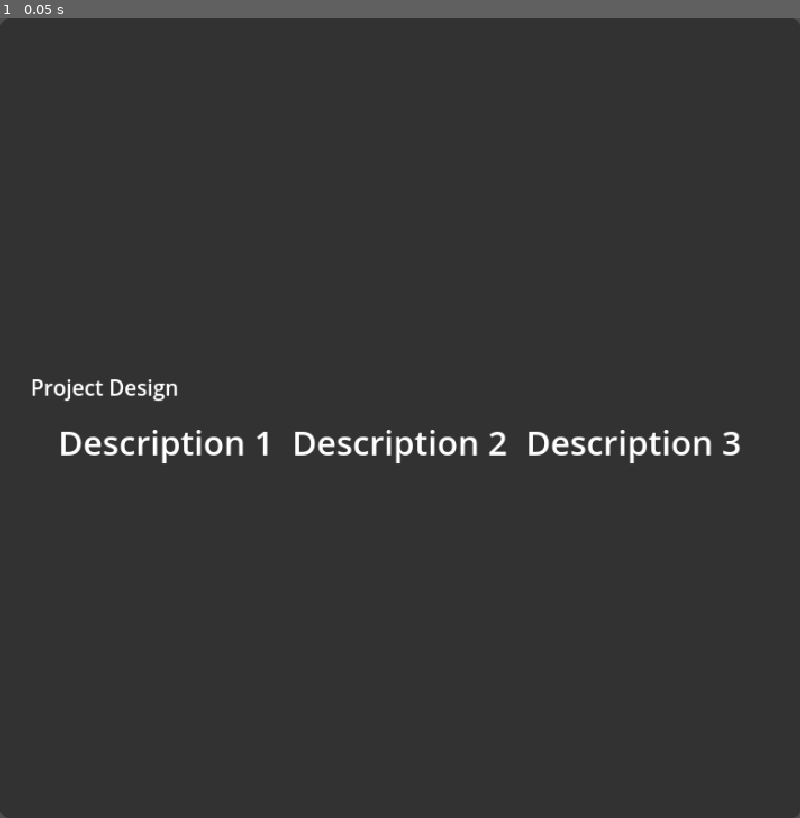
Above: before the commit, frame 1.
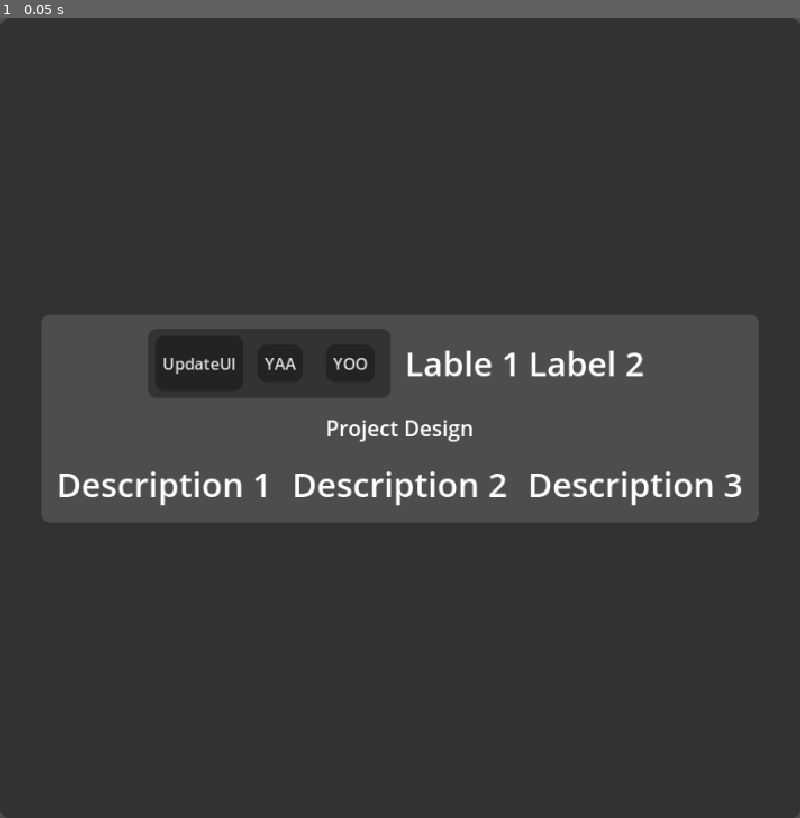
Above: after the commit, the same moment.

Repository: ElvisVilla/GDScriptUI
Game: Godot game, scene res://examples/ViewExample.tscn
Same seed, same stepped clock (60 frames per second), same inputs: the game is played once before the commit and once after it.
Inputs:
- Up to frame 1 (0.05 s): no input

The runs differ from the first frame. In frame 1, 20% of the frame differs, in the area x 4-95%, y 37-63%.

Commit message:
Change Godot Fill Content to Fit Content Behaviour
Godot by default works as Fill Content, this commit takes license to change that default behaviour to Fit Content.

The problem with Fill Content is that by default container, Labels, button and any type of Control nodes comes by default as fill, this force us to modify the sizing of each control to not fill the content, since filling the area is a contextual behaviour but not desired for all the UI Elements when designing UI.

The Ideal behaviour would be, the button retains its content size by default, the container fits its childs content. If the button expands, the container expands.

GDscriptUI takes the license to work with Fit Content sizing.

Diff:
--- a/examples/OtherView.gd
+++ b/examples/OtherView.gd
@@ -16,20 +16,44 @@
 func _ready():
 	body = [
 		VBox([
+
+			HBox([
+				HBox([
+
+					Button("UpdateUI")
+						.onPressed(func(): number += 1)
+						.expandFillVertical(),
+
+					Button("YAA")
+						.padding(),
+
+					Button("YOO")
+						.padding(10),
+
+				], "Buttons Horizontal")
+				.fontSize(18)
+				.background(Color.BLACK.lightened(0.2), 10),
+
+				HBox([
+					Label("Lable 1"),
+
+					Label("Label 2"),
+				]),
+
+			]),
+
 			Label("Project Design")
 				.fontSize(24)
-				.padding(10),
+				.padding(2),
 
 			HBox([
-				Label("Description 1"),
-				Label("Description 2"),
-				Label("Description 3"),
-			])
+				Label("Description 1").padding(1),
+				Label("Description 2").padding(1),
+				Label("Description 3").padding(1),
+			], "Labels container")
 			.spacing(20),
 
-			VBox([
-
-			]),
-		])
-		.fontSize(38),
+		], "VBox outermost container in Body")
+			.fontSize(38)
+			.background(Color.BLACK.lightened(0.3), 10),
 	]
--- a/framework/builders/BaseBuilder.gd
+++ b/framework/builders/BaseBuilder.gd
@@ -9,6 +9,7 @@
 var _use_margin: bool = false # Flag to determine if we're using margin
 var _use_panel: bool = false # Flag to determine if we're using panel background
 var _use_panel_margin: bool = false # Flag to determine if we're using panel and margin
+var builder_parent: Node
 
 func _init():
 	pass
@@ -17,6 +18,9 @@
 func _setup_margin_if_needed():
 	if _use_margin and not _margin_node:
 		_margin_node = MarginContainer.new()
+		_margin_node.size_flags_horizontal = View.SizeFlags.FILL
+		_margin_node.size_flags_vertical = View.SizeFlags.FILL
+
 		if _content_node.get_parent():
 			var parent = _content_node.get_parent()
 			parent.remove_child(_content_node)
@@ -28,10 +32,8 @@
 func _setup_panel_margin_if_needed():
 	if _use_panel_margin and not _panel_margin_node:
 		_panel_margin_node = MarginContainer.new()
-
-		# First make sure panel exists
-		if not _panel_node:
-			_setup_panel_if_needed()
+		_panel_margin_node.size_flags_horizontal = View.SizeFlags.FILL
+		_panel_margin_node.size_flags_vertical = View.SizeFlags.FILL
 
 		# Now reparent the panel into the panel margin
 		if _panel_node.get_parent():
@@ -47,6 +49,8 @@
 func _setup_panel_if_needed():
 	if _use_panel and not _panel_node:
 		_panel_node = PanelContainer.new()
+		_panel_node.size_flags_horizontal = View.SizeFlags.SHRINK_CENTER
+		_panel_node.size_flags_vertical = View.SizeFlags.SHRINK_CENTER
 
 		# If we already have a margin, place the panel outside the margin
 		if _use_margin and _margin_node:
@@ -91,6 +95,7 @@
 # Add to parent node
 func _in_node(parent: Node) -> BaseBuilder:
 	parent.add_child(_get_parent_node())
+	builder_parent = parent
 	return self
 
 # Visibility control
@@ -127,7 +132,7 @@
 	_content_node.mouse_filter = filter
 	return self
 
-# Padding - only works if margins are enabled
+#
 func padding(amount: int = 8) -> BaseBuilder:
 	if _use_panel and not _use_panel_margin:
 		# Automatically enable panel margin if padding is requested after background
@@ -149,8 +154,7 @@
 	_margin_node.add_theme_constant_override("margin_top", amount)
 	_margin_node.add_theme_constant_override("margin_bottom", amount)
 
-	_get_parent_node().size_flags_horizontal = View.SizeFlags.FILL
-	_get_parent_node().size_flags_vertical = View.SizeFlags.FILL
+
 	return self
 
 # Set specific padding values
@@ -176,8 +180,16 @@
 	_margin_node.add_theme_constant_override("margin_bottom", bottom)
 	return self
 
-# region SizeFlags Modifiers
-func sizeFlags(size_flags_h: int = View.SizeFlags.FILL, size_flags_v: int = View.SizeFlags.FILL) -> BaseBuilder:
+##The SizeFlags constants goes like this, you could also use integers values
+## 	SizeFlags {
+## 		SHRINK_BEGIN = 0,
+## 		FILL = 1,
+## 		EXPAND = 2,
+## 		EXPAND_FILL = 3,
+## 		SHRINK_CENTER = 4,
+## 		SHRINK_END = 5,
+## 	}
+func sizeFlags(size_flags_h := View.SizeFlags.FILL, size_flags_v := View.SizeFlags.FILL) -> BaseBuilder:
 	_get_parent_node().size_flags_horizontal = size_flags_h
 	_get_parent_node().size_flags_vertical = size_flags_v
 	return self
@@ -185,53 +197,85 @@
 func expand() -> BaseBuilder:
 	_get_parent_node().size_flags_horizontal = View.SizeFlags.EXPAND
 	_get_parent_node().size_flags_vertical = View.SizeFlags.EXPAND
+	_explicit_modifiers["sizeFlags"] = "expand"
 	return self
 
 func fill() -> BaseBuilder:
 	_get_parent_node().size_flags_horizontal = View.SizeFlags.FILL
 	_get_parent_node().size_flags_vertical = View.SizeFlags.FILL
+	_explicit_modifiers["sizeFlags"] = "fill"
 	return self
 
 func expandFill() -> BaseBuilder:
+	_content_node.size_flags_horizontal = View.SizeFlags.FILL
+	_content_node.size_flags_vertical = View.SizeFlags.FILL
+
+	if _panel_margin_node:
+		_panel_margin_node.size_flags_horizontal = View.SizeFlags.FILL
+		_panel_margin_node.size_flags_vertical = View.SizeFlags.FILL
+
+	if _panel_node:
+		_panel_node.size_flags_horizontal = View.SizeFlags.FILL
+		_panel_node.size_flags_vertical = View.SizeFlags.FILL
+
+	if _margin_node:
+		_margin_node.size_flags_horizontal = View.SizeFlags.FILL
+		_margin_node.size_flags_vertical = View.SizeFlags.FILL
+
 	_get_parent_node().size_flags_horizontal = View.SizeFlags.EXPAND_FILL
 	_get_parent_node().size_flags_vertical = View.SizeFlags.EXPAND_FILL
-	return self
-
-func shrink(mode: View.SizeFlags = View.SizeFlags.SHRINK_BEGIN) -> BaseBuilder:
+
+	#If a containerBuilder call expandFill we are doing a recursive call
+	_explicit_modifiers["sizeFlags"] = "expandFill"
+
+	return self
+
+## Shrink Center by Default
+func shrink(mode: View.SizeFlags = View.SizeFlags.SHRINK_CENTER) -> BaseBuilder:
 	_get_parent_node().size_flags_horizontal = mode
 	_get_parent_node().size_flags_vertical = mode
-	return self
-
+	# _explicit_modifiers["sizeFlags"] = "shrink"
+	return self
+
+#TODO: Implement parent expandHorizontal to fit content, similar
 func expandHorizontal() -> BaseBuilder:
 	_get_parent_node().size_flags_horizontal = View.SizeFlags.EXPAND
+	_explicit_modifiers["sizeFlags"] = "expandHorizontal"
 	return self
 
 func expandVertical() -> BaseBuilder:
 	_get_parent_node().size_flags_vertical = View.SizeFlags.EXPAND
+	_explicit_modifiers["sizeFlags"] = "expandVertical"
 	return self
 
 func fillHorizontal() -> BaseBuilder:
 	_get_parent_node().size_flags_horizontal = View.SizeFlags.FILL
+	_explicit_modifiers["sizeFlags"] = "fillHorizontal"
 	return self
 
 func fillVertical() -> BaseBuilder:
 	_get_parent_node().size_flags_vertical = View.SizeFlags.FILL
+	_explicit_modifiers["sizeFlags"] = "fillVertical"
 	return self
 
 func expandFillHorizontal() -> BaseBuilder:
 	_get_parent_node().size_flags_horizontal = View.SizeFlags.EXPAND_FILL
+	_explicit_modifiers["sizeFlags"] = "expandFillHorizontal"
 	return self
 
 func expandFillVertical() -> BaseBuilder:
 	_get_parent_node().size_flags_vertical = View.SizeFlags.EXPAND_FILL
+	_explicit_modifiers["sizeFlags"] = "expandFillVertical"
 	return self
 
 func shrinkHorizontal(mode: View.SizeFlags = View.SizeFlags.SHRINK_BEGIN) -> BaseBuilder:
 	_get_parent_node().size_flags_horizontal = mode
+	_explicit_modifiers["sizeFlags"] = "shrinkHorizontal"
 	return self
 
 func shrinkVertical(mode: View.SizeFlags = View.SizeFlags.SHRINK_BEGIN) -> BaseBuilder:
 	_get_parent_node().size_flags_vertical = mode
+	_explicit_modifiers["sizeFlags"] = "shrinkVertical"
 	return self
 
 # endregion
@@ -251,14 +295,20 @@
 	style.corner_radius_bottom_right = corner_radius
 	_panel_node.add_theme_stylebox_override("panel", style)
 
-
 	return self
 
 #TODO: Test frame modifier for each control View
 func frame(width: int = -1, height: int = -1, size_flags_h: int = View.SizeFlags.FILL,
 		size_flags_v: int = View.SizeFlags.FILL) -> BaseBuilder:
 	if width >= 0 and height >= 0:
+		_get_parent_node().size_flags_horizontal = View.SizeFlags.SHRINK_CENTER
+		_get_parent_node().size_flags_vertical = View.SizeFlags.SHRINK_CENTER
+
 		_get_parent_node().custom_minimum_size = Vector2(width, height)
+
+		#Analyze if this is needed ->
+
+
 	# 	_get_parent_node().size_flags_horizontal = size_flags_h
 	# 	_get_parent_node().size_flags_vertical = size_flags_v
 	# elif width >= 0:
--- a/framework/builders/containers/ContainerBuilder.gd
+++ b/framework/builders/containers/ContainerBuilder.gd
@@ -13,11 +13,19 @@
 
 	_add_children_to_container()
 
+# Here is the logic of the children being added to the container
 func _add_children_to_container():
 	for child in _children:
 		if child._get_parent_node().get_parent():
 			child._get_parent_node().get_parent().remove_child(child._get_parent_node())
 		_content_node.add_child(child._get_parent_node())
+
+
+	# for child in _children:
+	# 	if child._has_explicit_modifier("sizeFlags"):
+	# 		var modifier_name = child._explicit_modifiers.get("sizeFlags")
+	# 		print_debug("child: ", child._content_node.name, "Attempting to modify parent: ", _content_node.name, " with modifier: ", modifier_name)
+	# 		call(modifier_name)
 
 func horizontal(description: String = "") -> ContainerBuilder:
 	if _content_node.get_parent() == _margin_node:
@@ -31,13 +39,20 @@
 	#spacing
 	_content_node.set("theme_override_constants/separation", 8)
 
-	#padding
-	_content_node.add_theme_constant_override("margin_left", 8)
-	_content_node.add_theme_constant_override("margin_right", 8)
-	_content_node.add_theme_constant_override("margin_top", 8)
-	_content_node.add_theme_constant_override("margin_bottom", 8)
+	#padding to what, HBoxContainer doesnt have padding
+	_margin_node.add_theme_constant_override("margin_left", 8)
+	_margin_node.add_theme_constant_override("margin_right", 8)
+	_margin_node.add_theme_constant_override("margin_top", 8)
+	_margin_node.add_theme_constant_override("margin_bottom", 8)
 
 	_add_children_to_container()
+
+	#This is mean to modify container size flags if the child needs the parent to be expanded
+	for child in _children:
+		if child._has_explicit_modifier("sizeFlags"):
+			var modifier_name = child._explicit_modifiers.get("sizeFlags")
+			call(modifier_name)
+
 	return self
 
 func vertical(description: String = "") -> ContainerBuilder:
@@ -53,15 +68,17 @@
 	_content_node.set("theme_override_constants/separation", 8)
 
 	#padding
-	_content_node.add_theme_constant_override("margin_left", 8)
-	_content_node.add_theme_constant_override("margin_right", 8)
-	_content_node.add_theme_constant_override("margin_top", 8)
-	_content_node.add_theme_constant_override("margin_bottom", 8)
+	_margin_node.add_theme_constant_override("margin_left", 8)
+	_margin_node.add_theme_constant_override("margin_right", 8)
+	_margin_node.add_theme_constant_override("margin_top", 8)
+	_margin_node.add_theme_constant_override("margin_bottom", 8)
 
 	_add_children_to_container()
+	_call_child_explicit_size_modifier()
+
 	return self
 
-func spacing(value: int) -> ContainerBuilder:
+func spacing(value: int = 8) -> ContainerBuilder:
 	_content_node.set("theme_override_constants/separation", value)
 	return self
 
@@ -69,28 +86,10 @@
 	_content_node.set("alignment", alignment)
 	return self
 
-func expand() -> ContainerBuilder:
-	for child in _children:
-		child._get_parent_node().set("size_flags_horizontal", View.SizeFlags.EXPAND)
-		child._get_parent_node().set("size_flags_vertical", View.SizeFlags.EXPAND)
-	return self
-
-func expandFill() -> ContainerBuilder:
-	_get_parent_node().set("size_flags_horizontal", View.SizeFlags.EXPAND_FILL)
-	_get_parent_node().set("size_flags_vertical", View.SizeFlags.EXPAND_FILL)
-
-	for child in _children:
-		print("child name: ", child.name)
-		child._get_parent_node().set("size_flags_horizontal", View.SizeFlags.EXPAND_FILL)
-		child._get_parent_node().set("size_flags_vertical", View.SizeFlags.EXPAND_FILL)
-	return self
-
 func fontSize(font_size: int) -> ContainerBuilder:
 	for child in _children:
 		if child._has_explicit_modifier("fontSize"):
 			continue
-
-		print("Propagating font size to child: ", child._content_node.name)
 
 		if child is ContainerBuilder and child._children.size() > 0:
 			child.fontSize(font_size)
@@ -98,3 +97,18 @@
 		if child.has_method("fontSize"):
 			child.fontSize(font_size)
 	return self
+
+# By Default Godot does fill content.
+# GDscriptUI intent to work as Fit Content (Shrink at content size)
+# This method propagates from the child to the parent recursively.
+# When child calls expand modifiers, this method explicitly set a modifier on the dictionary.
+# We are getting the name of the function the child called, and we called as well on the parent.
+# If the expands, the parents will also expand.
+func _call_child_explicit_size_modifier():
+	for child in _children:
+		if child._has_explicit_modifier("sizeFlags"):
+			var modifier_name = child._explicit_modifiers.get("sizeFlags")
+
+			#If we call the method, we are also setting a modifier on this container builder
+			#That makes this function recursive
+			call(modifier_name)
--- a/framework/builders/elements/ButtonBuilder.gd
+++ b/framework/builders/elements/ButtonBuilder.gd
@@ -7,7 +7,8 @@
 	_content_node = Button.new()
 	_content_node.name = _text + " Button"
 	_content_node.text = _text
-	# shrinkHorizontal()
+	_get_parent_node().size_flags_horizontal = View.SizeFlags.SHRINK_CENTER
+	_get_parent_node().size_flags_vertical = View.SizeFlags.SHRINK_CENTER
 
 func text(value: String) -> ButtonBuilder:
 	_content_node.text = value
@@ -15,6 +16,7 @@
 
 func fontSize(font_size: int) -> ButtonBuilder:
 	_content_node.add_theme_font_size_override("font_size", font_size)
+	_add_explicit_modifier("fontSize", font_size)
 	return self
 
 func onPressed(callback: Callable) -> ButtonBuilder:
--- a/framework/builders/elements/LabelBuilder.gd
+++ b/framework/builders/elements/LabelBuilder.gd
@@ -6,7 +6,7 @@
 	_content_node = Label.new()
 	_content_node.text = text
 	_content_node.name = text + "_label"
-	shrinkHorizontal()
+	_get_parent_node().size_flags_horizontal = View.SizeFlags.SHRINK_CENTER
 
 # func in_node(parent: Node) -> LabelBuilder:
 # 	parent.add_child(_margin_node)
--- a/framework/core/View.gd
+++ b/framework/core/View.gd
@@ -14,10 +14,11 @@
 	#We se the child content here, we also must pass the view_owner to the child views
 	var box: ContainerBuilder = null
 	if body.size() > 0:
-		box = VBox(body, name).padding(16)._in_node(parent)
-		# view_owner = parent
-		print("build_ui on parent: ", parent.name)
-		return box
+		# box = VBox(body, name).padding(16)._in_node(parent)
+		# # view_owner = parent
+		# print("build_ui on parent: ", parent.name)
+		# return box
+		return body[0].padding(16)._in_node(parent)
 
 	return null
 
@@ -88,6 +89,15 @@
 	KEEP_ASPECT_COVERED = 6,
 }
 
+##The SizeFlags constants goes like this, you could also use integers values
+## 	SizeFlags {
+## 		0 = SHRINK_BEGIN
+## 		1 = FILL
+## 		2 = EXPAND
+## 		3 = EXPAND_FILL
+## 		4 = SHRINK_CENTER
+## 		5 = SHRINK_END
+## 	}
 enum SizeFlags {
 	SHRINK_BEGIN = Control.SIZE_SHRINK_BEGIN,
 	FILL = Control.SIZE_FILL,
--- a/framework/themes/UITheme.tres
+++ b/framework/themes/UITheme.tres
@@ -6,10 +6,6 @@
 corner_radius_top_right = 10
 corner_radius_bottom_right = 10
 corner_radius_bottom_left = 10
-expand_margin_left = 8.0
-expand_margin_top = 8.0
-expand_margin_right = 8.0
-expand_margin_bottom = 8.0
 
 [sub_resource type="StyleBoxFlat" id="StyleBoxFlat_4thnd"]
 bg_color = Color(0.137255, 0.137255, 0.137255, 1)
@@ -17,21 +13,17 @@
 corner_radius_top_right = 10
 corner_radius_bottom_right = 10
 corner_radius_bottom_left = 10
-expand_margin_left = 8.0
-expand_margin_top = 8.0
-expand_margin_right = 8.0
-expand_margin_bottom = 8.0
 
 [sub_resource type="StyleBoxFlat" id="StyleBoxFlat_b45lt"]
+content_margin_left = 8.0
+content_margin_top = 8.0
+content_margin_right = 8.0
+content_margin_bottom = 8.0
 bg_color = Color(0.137255, 0.137255, 0.137255, 1)
 corner_radius_top_left = 10
 corner_radius_top_right = 10
 corner_radius_bottom_right = 10
 corner_radius_bottom_left = 10
-expand_margin_left = 8.0
-expand_margin_top = 8.0
-expand_margin_right = 8.0
-expand_margin_bottom = 8.0
 
 [sub_resource type="StyleBoxFlat" id="StyleBoxFlat_dl7rq"]
 bg_color = Color(0.137255, 0.137255, 0.137255, 1)
@@ -39,16 +31,8 @@
 corner_radius_top_right = 10
 corner_radius_bottom_right = 10
 corner_radius_bottom_left = 10
-expand_margin_left = 8.0
-expand_margin_top = 8.0
-expand_margin_right = 8.0
-expand_margin_bottom = 8.0
 
 [sub_resource type="StyleBoxFlat" id="StyleBoxFlat_2yar2"]
-content_margin_left = 8.0
-content_margin_top = 8.0
-content_margin_right = 8.0
-content_margin_bottom = 8.0
 bg_color = Color(0.196078, 0.196078, 0.196078, 1)
 corner_radius_top_left = 10
 corner_radius_top_right = 10
@@ -85,7 +69,13 @@
 Button/styles/hover = SubResource("StyleBoxFlat_4thnd")
 Button/styles/normal = SubResource("StyleBoxFlat_b45lt")
 Button/styles/pressed = SubResource("StyleBoxFlat_dl7rq")
+HBoxContainer/constants/separation = 8
+MarginContainer/constants/margin_bottom = 8
+MarginContainer/constants/margin_left = 8
+MarginContainer/constants/margin_right = 8
+MarginContainer/constants/margin_top = 8
 PanelContainer/styles/panel = SubResource("StyleBoxFlat_2yar2")
 TextEdit/styles/focus = SubResource("StyleBoxFlat_iv5sr")
 TextEdit/styles/normal = SubResource("StyleBoxFlat_j0b0a")
 TextEdit/styles/read_only = SubResource("StyleBoxFlat_hrafa")
+VBoxContainer/constants/separation = 8
